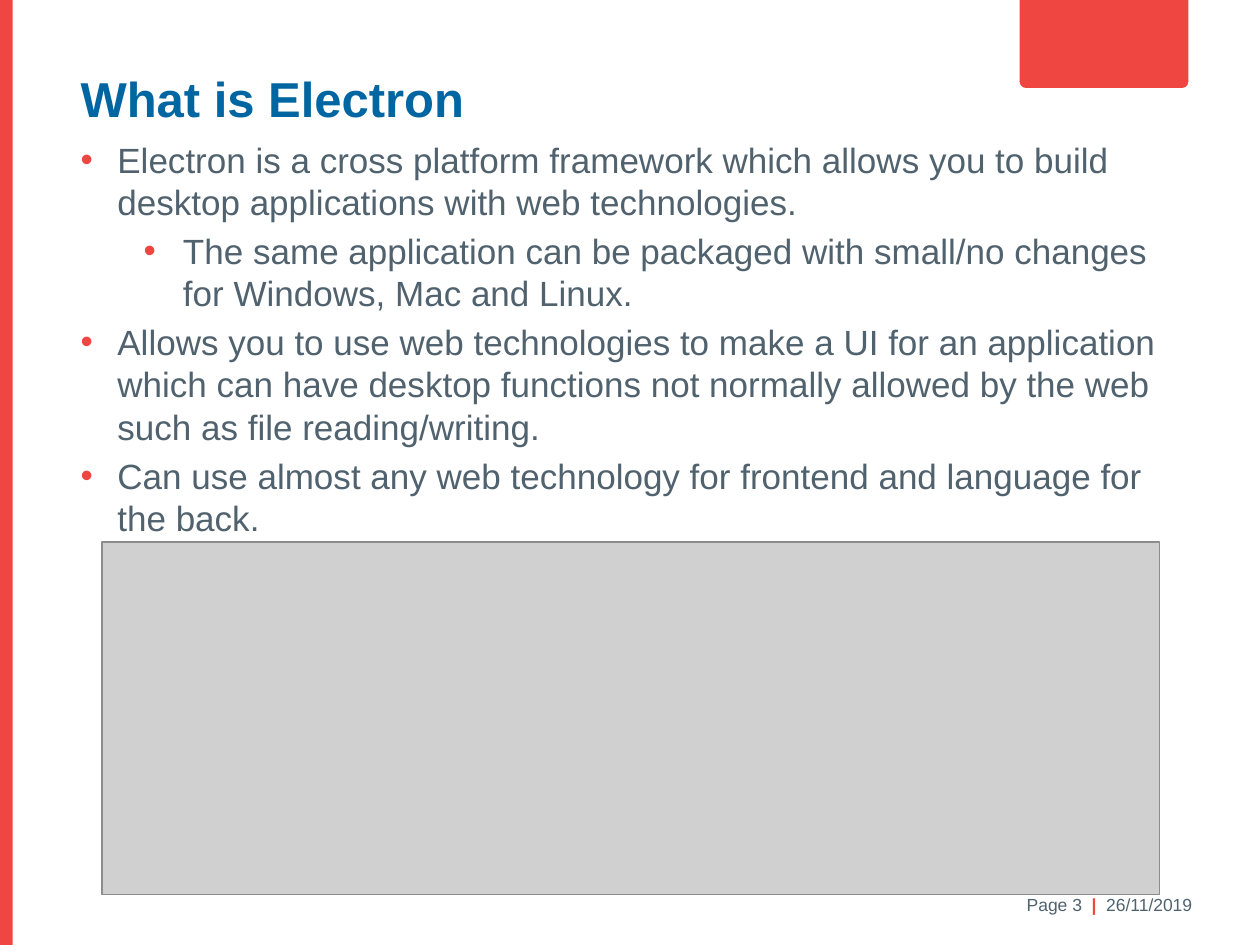
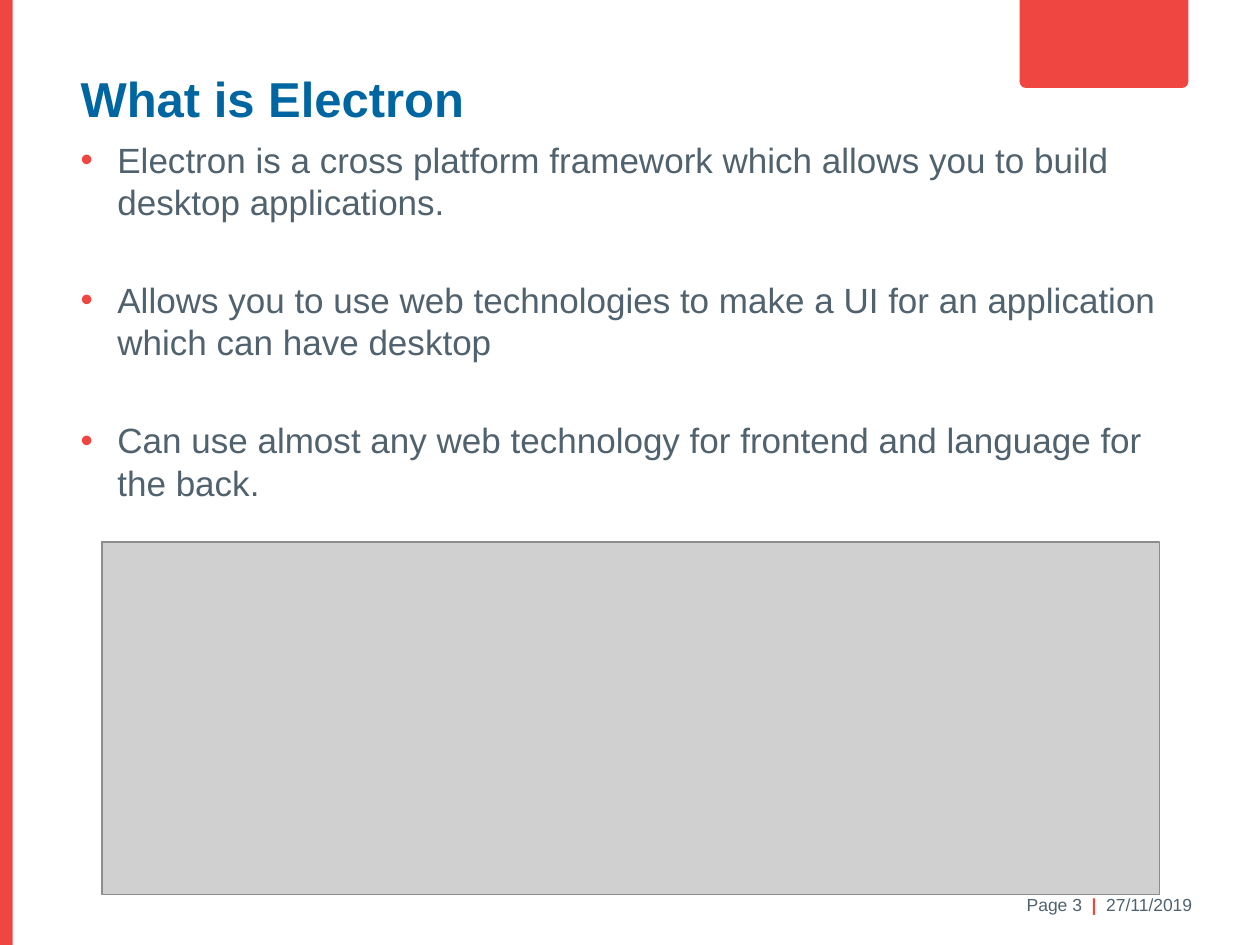
Before and after one commit to antonmaeso/HastingsPier, a slide deck: slide 3 of Electron Brownbag.pptx. Drawn at 1260x945 pixels with LibreOffice and Linux fonts; fonts in the diff are those of the drawing; grey boxes stand for pictures; background and template pictures are left out. Boxes give left, top, right and bottom in pixels: in the first picture for what was removed or moved away, otherwise in the second. Text is boxed around its words. In the diff, an @@ line names an element or a change of style, - is before the commit and + after.

```diff
--- a/Electron Brownbag.pptx
+++ b/Electron Brownbag.pptx
@@ text at box(117, 147, 1155, 362): text changed @@
-• Electron is a cross platform framework which allows you to build desktop applications with web technologies.
-  • The same application can be packaged with small/no changes for Windows, Mac and Linux.
-• Allows you to use web technologies to make a UI for an application which can have desktop functions not normally allowed by the web such as file reading/writing.
+• Electron is a cross platform framework which allows you to build desktop applications.
+• Allows you to use web technologies to make a UI for an application which can have desktop
@@ text at box(1027, 898, 1192, 915): text changed @@
-Page 3 | 26/11/2019
+Page 3 | 27/11/2019
```
Also in this commit, not shown: 2 other slides changed.
